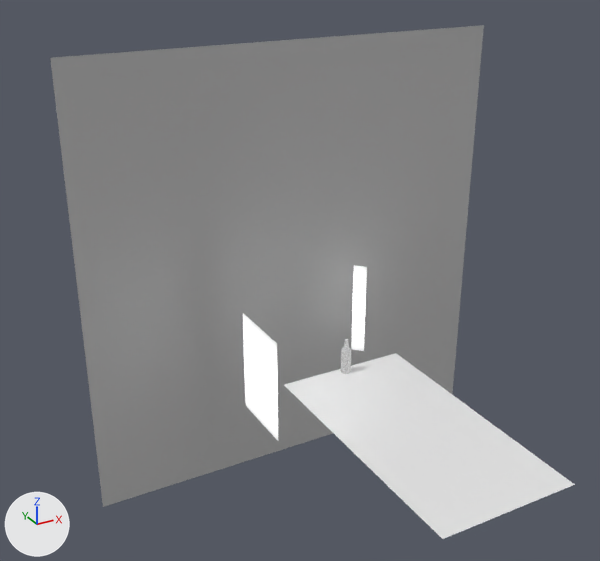
Before and after pictures for a commit that changed the Blender file garrafa-cerveja.blend.
Before and after are seen from a 50 mm camera at (-3.12, -4.92, 3.2) aimed at (-0.18, 0.44, 0.52). Every picture has the same lights, and +X, +Y and +Z are marked at lower left. The picture after the commit comes second.

Before the edit, the objects in view are built like this:
```python
ob_garrafa = bpy.data.objects.new('Garrafa', me_circle)
ob_garrafa.location = (0.0, 0.0, -0.134)
ob_garrafa.rotation_euler = (0.0, 0.0, 0.323)  # degrees (0, 0, 19)
ob_plane = bpy.data.objects.new('Plane', me_plane_001)
ob_plane.location = (0.0, -0.938, -0.143)
ob_plane_001 = bpy.data.objects.new('Plane.001', me_plane_002)
ob_plane_001.location = (0.0, 0.841, 0.49)
ob_plane_001.rotation_euler = (1.571, 0.0, 0.0)  # degrees (90, 0, 0)
ob_plane_001.scale = (1.85, 1.85, 1.85)
ob_plane_002 = bpy.data.objects.new('Plane.002', me_plane)
ob_plane_002.location = (-0.874, -0.132, 0.076)
ob_plane_002.rotation_euler = (0.0, 1.571, 0.0)  # degrees (0, 90, 0)
ob_plane_002.scale = (0.375, 0.375, 0.375)
# me_plane_002
# before: 0 (-1.0, -1.0, 0.0) at pixel (103, 506), 2 (-1.0, 1.0, 0.0) at pixel (50, 57), 4 (0.0, -1.0, 0.0) at pixel (295, 445), 5 (0.0, 1.0, 0.0) at pixel (294, 39)
```
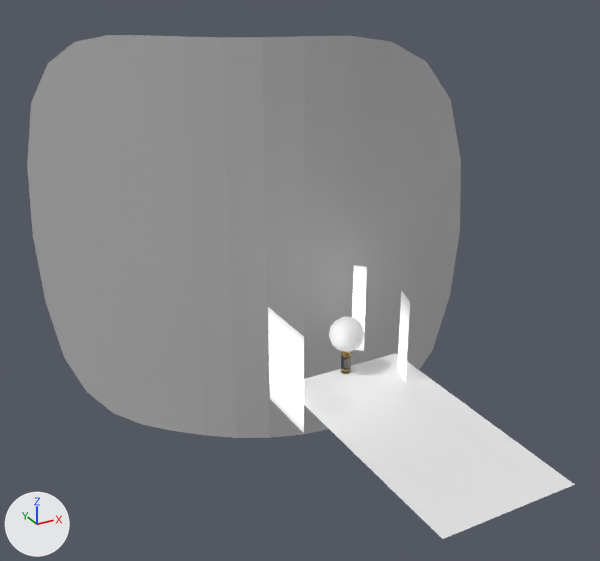
Changed parts and their boxes (x1, y1, x2, y2) in the pictures (600 x 561 px):
'Plane.001', reshaped, modifiers changed (16% shorter)
    before: (50, 25, 484, 507)
    after: (27, 35, 461, 438)
'Plane.002', moved
    before: (244, 340, 278, 416)
    after: (269, 333, 304, 409)
'gota.m1', added
    after: (329, 316, 364, 352)
'Plane.004', added
    after: (398, 316, 409, 368)
'Garrafa', recoloured
    both: (341, 351, 351, 374)
part 1 of me_circle, added
    after: (341, 351, 351, 373)
part 2 of me_plane_002, cut back
    before: (50, 39, 296, 507)
    after: (27, 35, 305, 438)

The change, as a list of edits to the scene's bpy script:
```text
Add img_color_texture1_png:
    img_color_texture1_png = load_image('color_texture1.png', 'color_texture1.png', 4096, 4086, 'sRGB')
Change mat_vidro_casco_001:
    remove # nodes: Mapping, OutputMaterial, TexCoord, TexNoise
    nodes: BsdfPrincipled, Bump, Mapping, OutputMaterial, TexCoord, TexNoise
    colours: beige #ffe0bf
Add mat_rotulo:
    mat_rotulo = bpy.data.materials.new('rotulo')
    # uses the picture img_color_texture1_png
Add mat_rotulo_metalizado:
    mat_rotulo_metalizado = principled_material('rotulo.metalizado')
    mat_rotulo_metalizado.base_color = (0.802, 0.508, 0.169)  # orange #e7bd72
    mat_rotulo_metalizado.metallic = 1.0
    mat_rotulo_metalizado.roughness = 0.324
Add mat_key_light_001:
    mat_key_light_001 = bpy.data.materials.new('key_light.001')
    # nodes: BsdfTransparent, Emission, MixShader, OutputMaterial, TexGradient, ValToRGB
    # colours: white #ffffff, black #000000
Change me_circle:
    used by ob_garrafa; location = (0.0, 0.0, -0.134); rotation_euler = (0.0, 0.0, 0.323), in degrees (0, 0, 19)
    remove me_circle.from_pydata(...)  # 3520 vertices, 3457 faces; spans x -0.04..0.04, y -0.04..0.04, z -0.009..0.279
    add me_circle.from_pydata(...)  # 7552 vertices, 7490 faces; spans x -0.04..0.04, y -0.04..0.04, z -0.009..0.279
    me_circle part 1: 4032 vertices added at x -0.04..0.04, y -0.04..0.04, z -0.007..0.278
    add me_circle.materials.append(mat_rotulo)
    add me_circle.materials.append(mat_rotulo_metalizado)  # orange #e7bd72
Change me_plane_002:
    used by ob_plane_001; location = (0.0, 0.841, 0.49); rotation_euler = (1.571, 0.0, 0.0), in degrees (90, 0, 0); scale = (1.85, 1.85, 1.85)
    verts and faces of me_plane_002; kept vertices keep their numbers, new ones are numbered from 6
    remove me_plane_002.from_pydata(...)  # 6 vertices, 2 faces; spans x -1.0..1.0, y -1.0..1.0, z 0.0
    add me_plane_002.from_pydata(...)  # 8 vertices, 3 faces; spans x -1.0..1.0, y -1.0..1.0, z -0.97..0.0
    me_plane_002 part 2
    add delete_vertices([0, 2])  # with the faces that use them
    add verts[6] = (-1.0, -1.0, -0.97)
    add verts[7] = (-1.0, 1.0, -0.97)
    add verts[8] = (-0.5, 1.0, -0.39)
    add verts[9] = (-0.5, -1.0, -0.39)
    add faces += [(4, 5, 8, 9), (6, 9, 8, 7)]
Add me_icosphere:
    me_icosphere.from_pydata(...)  # an icosphere of 80 faces spanning x -0.95..0.95, y -1.0..1.0, z -1.0..1.0
    me_icosphere.polygons.foreach_set('use_smooth', [True] * 80)
Add me_plane_004:
    me_plane_004.from_pydata([(-1.28, -0.92, 0.04), (0.83, -0.92, 0.04), (-1.28, 0.53, 0.04), (0.83, 0.53, 0.04)], [], [(0, 1, 3, 2)])
    me_plane_004.materials.append(mat_key_light_001)
Change ob_plane_001:
    add _m = ob_plane_001.modifiers.new('Subdivision', 'SUBSURF')
Change ob_plane_002:
    ob_plane_002.location: (-0.874, -0.132, 0.076) -> (-0.666, -0.132, 0.076)
Add ob_gota_m1:
    ob_gota_m1 = bpy.data.objects.new('gota.m1', me_icosphere)
    ob_gota_m1.location = (0.0, 0.0, 0.196)
    ob_gota_m1.scale = (0.144, 0.144, 0.144)
Add ob_plane_004:
    ob_plane_004 = bpy.data.objects.new('Plane.004', me_plane_004)
    ob_plane_004.location = (0.347, -0.232, 0.076)
    ob_plane_004.rotation_euler = (0.306, 1.571, 0.0)  # degrees (18, 90, 0)
    ob_plane_004.scale = (0.375, 0.15, 0.375)
```
